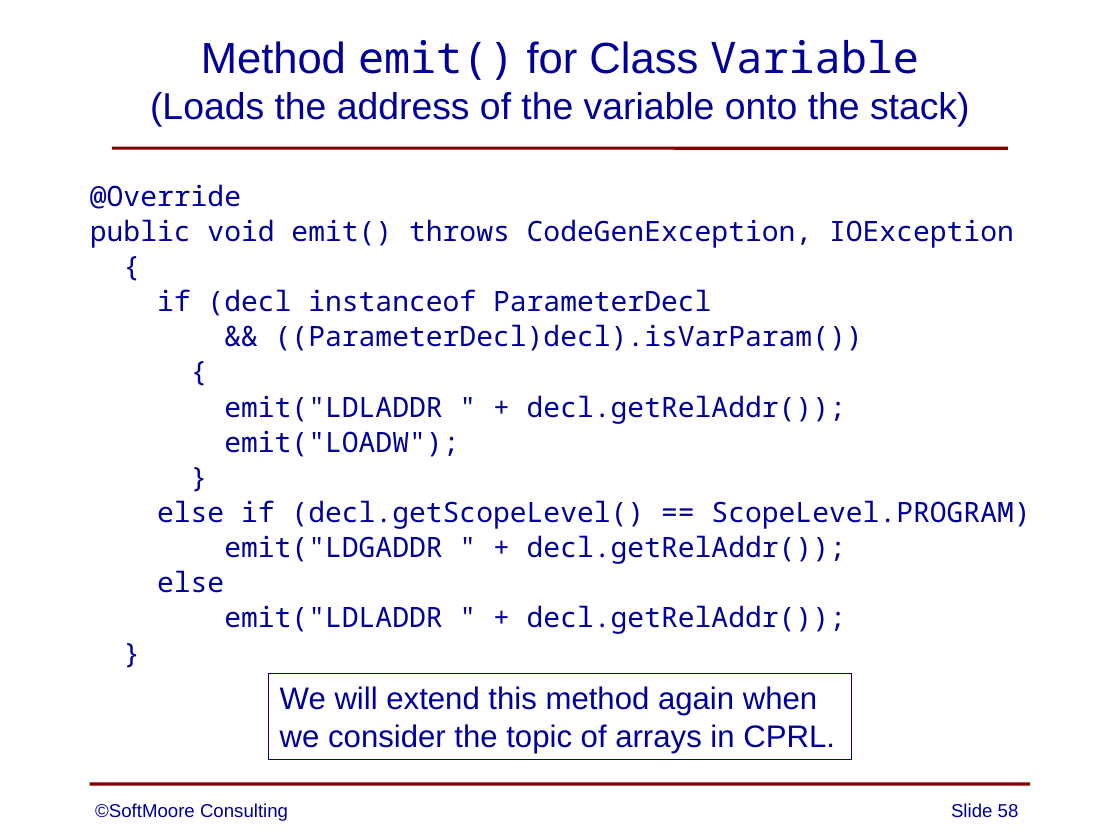
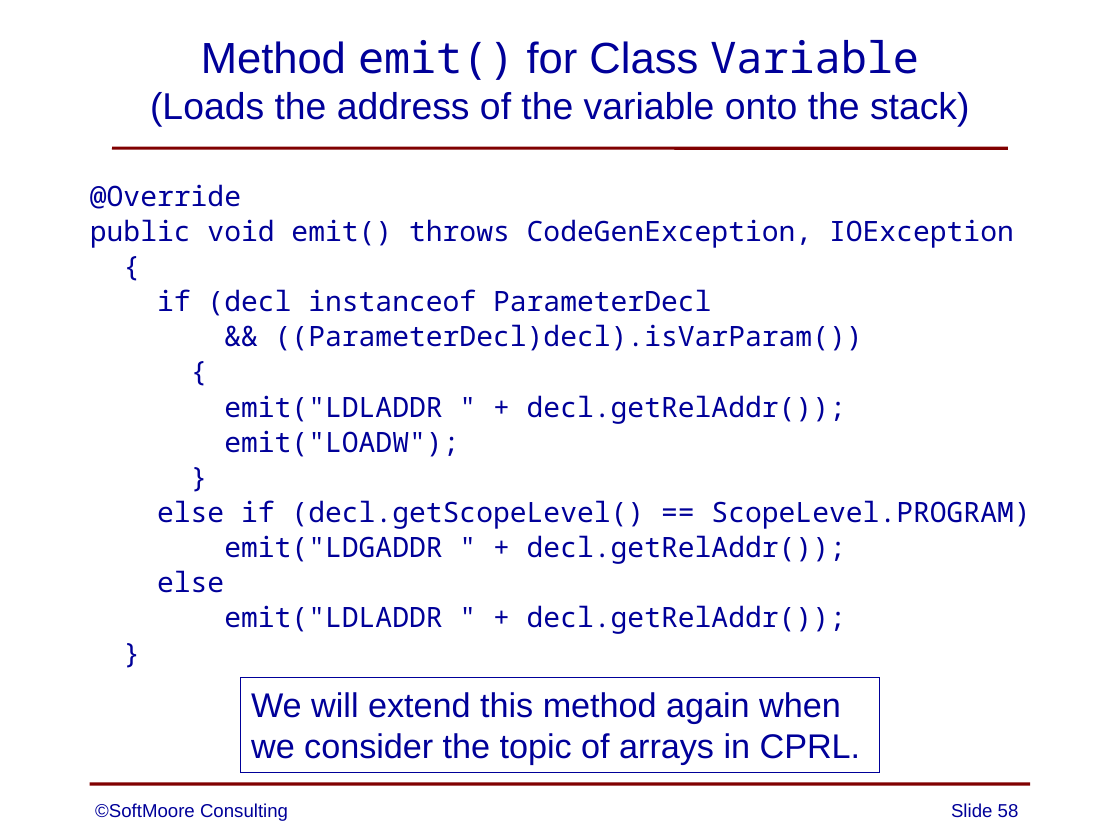
Before and after one commit to SoftMoore/CPRL, a slide deck: slide 58 of PowerPoint Slides/13 - Subprograms.pptx. Drawn at 1120x840 pixels with LibreOffice and Linux fonts; fonts in the diff are those of the drawing. Boxes give left, top, right and bottom in pixels: in the first picture for what was removed or moved away, otherwise in the second. Text is boxed around its words. In the diff, an @@ line names an element or a change of style, - is before the commit and + after.

```diff
--- a/PowerPoint Slides/13 - Subprograms.pptx
+++ b/PowerPoint Slides/13 - Subprograms.pptx
@@ rectangle "We will extend this method ...": place and size @@
-rectangle "We will extend this method ..." at (269,673,851,759)
+rectangle "We will extend this method ..." at (240,678,879,772)
@@ rectangle "We will extend this method ..." at (240,678,879,772): size 20 to 22 pt @@
```
Also in this commit, not shown: 9 other slides changed, 1 other file.
